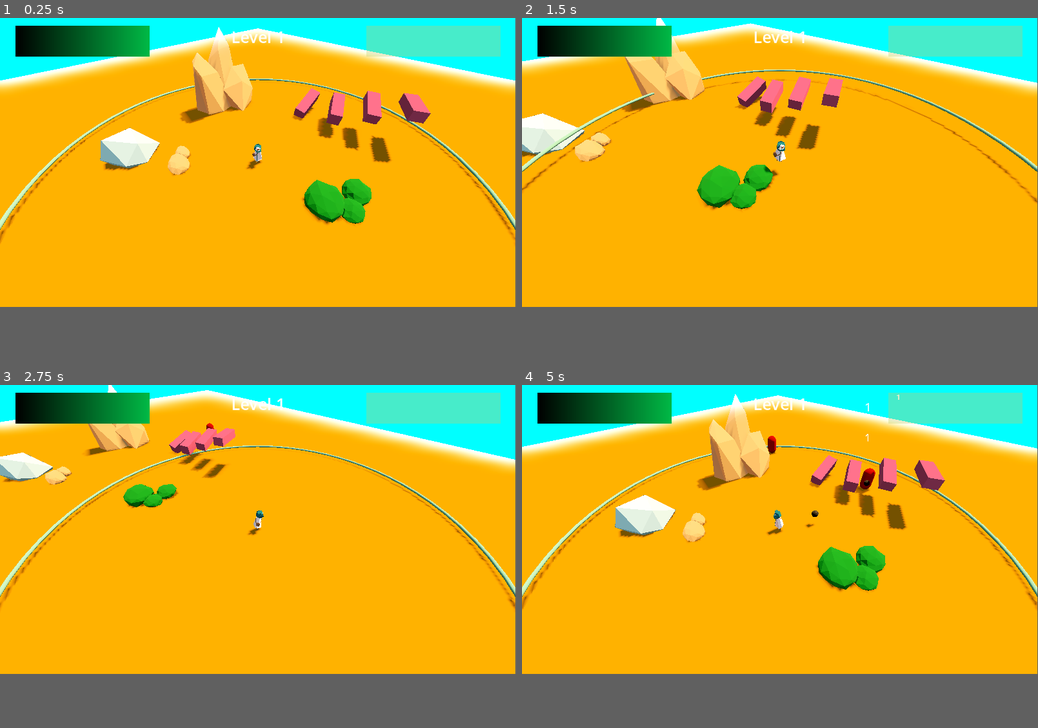
Above: before the commit, frames 1-4 (two rows, left to right).
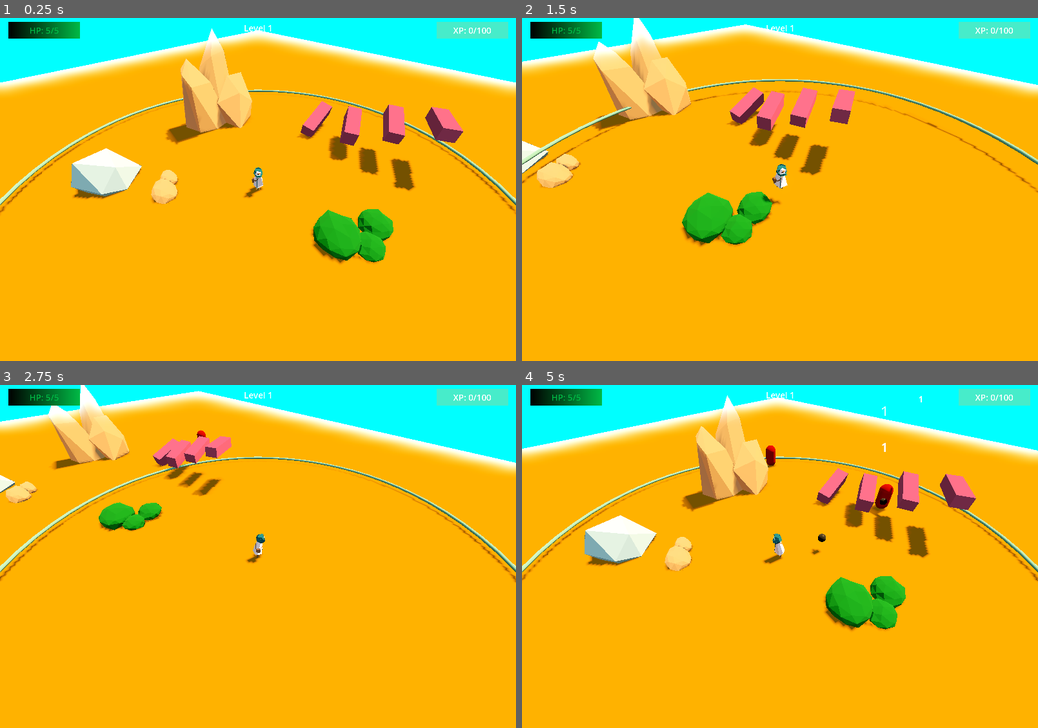
Above: after the commit, the same moments.

Repository: DeepRestGames/EcoDungeon
Game: Godot game, scene res://scenes/PrototypeScene_Weapons_01.tscn
The game is run twice, just before and just after one commit, with the same random seed, the same clock (stepped at 60 frames per second) and the same inputs. A sky picture missing from this copy of the repository is replaced by a grey-blue gradient.
Inputs (mouse positions are in pixels of both pictures, inside the frame that each line leads up to):
- Up to frame 1 (0.25 s): no input
- Up to frame 2 (1.5 s): tap Enter at 0.5 s; move the mouse to (893, 148) at 0.52 s; hold D (move_right) 0.53-1.28 s; tap Space (spacebar) at 0.6 s; move the mouse to (676, 175) at 1.27 s; hold S (move_down) from 1.28 s (still down); tap Mouse wheel up (zoom_in) at 1.35 s
- Up to frame 3 (2.75 s): move the mouse to (309, 467) at 2.02 s; release S (move_down) at 2.03 s; hold D (move_right) from 2.03 s (still down); hold Mouse wheel down (zoom_out) from 2.03 s (still down)
- Up to frame 4 (5 s): move the mouse to (754, 587) at 2.77 s; release D (move_right) at 2.78 s; release Mouse wheel down (zoom_out) at 2.78 s; hold W (move_up) 2.78-3.53 s; tap Space (spacebar) at 2.85 s; move the mouse to (934, 573) at 3.52 s; hold Mouse wheel up (zoom_in) 3.53-4.28 s; hold A (move_left) from 3.53 s (still down); move the mouse to (625, 484) at 4.27 s; tap Mouse wheel down (zoom_out) at 4.35 s
In our replay, the window is 799x449 before the commit and 800x533 after it. These sizes can differ from the game's own. Grey fills any space a smaller window leaves; there, only what the larger window draws over its background counts as a difference.

The runs differ from the first frame. In frame 1, 23% of the frame differs, in the area x 0-100%, y 0-72%; in frame 2, 19%; in frame 3, 15%; in frame 4, 23%.

Commit message:
Player experience/HP UI

Diff:
--- a/project.godot
+++ b/project.godot
@@ -14,6 +14,11 @@
 run/main_scene="res://scenes/PrototypeScene_Weapons_01.tscn"
 config/features=PackedStringArray("4.2", "Forward Plus")
 config/icon="res://icon.svg"
+
+[display]
+
+window/size/viewport_width=2160
+window/size/viewport_height=1440
 
 [filesystem]
 
--- a/scenes/PrototypeScene_Weapons_01.tscn
+++ b/scenes/PrototypeScene_Weapons_01.tscn
@@ -163,4 +163,16 @@
 [node name="XpPickup3" parent="Xps" instance=ExtResource("8_dgl7l")]
 transform = Transform3D(1, 0, 0, 0, 1, 0, 0, 0, 1, 0, 1.5966, 5.18745)
 
+[node name="XpPickup4" parent="Xps" instance=ExtResource("8_dgl7l")]
+transform = Transform3D(1, 0, 0, 0, 1, 0, 0, 0, 1, 1.56137, 1.5966, 5.18745)
+
+[node name="XpPickup5" parent="Xps" instance=ExtResource("8_dgl7l")]
+transform = Transform3D(1, 0, 0, 0, 1, 0, 0, 0, 1, 1.56137, 1.5966, 6.21651)
+
+[node name="XpPickup6" parent="Xps" instance=ExtResource("8_dgl7l")]
+transform = Transform3D(1, 0, 0, 0, 1, 0, 0, 0, 1, -1.94515, 1.5966, 6.21651)
+
+[node name="XpPickup7" parent="Xps" instance=ExtResource("8_dgl7l")]
+transform = Transform3D(1, 0, 0, 0, 1, 0, 0, 0, 1, -0.0735538, 1.5966, 6.21651)
+
 [connection signal="timeout" from="Player/EnemySpawner/EnemySpawnCooldown" to="Player/EnemySpawner" method="_on_enemy_spawn_cooldown_timeout"]
--- a/scenes/player/Player.tscn
+++ b/scenes/player/Player.tscn
@@ -364,6 +364,9 @@
 collision_layer = 2
 collision_mask = 13
 script = ExtResource("1_pk6wu")
+
+[node name="PlayerExperience" type="Node" parent="."]
+script = ExtResource("8_3yik5")
 
 [node name="BulletOrigin" type="Node3D" parent="."]
 transform = Transform3D(0.142025, 0, 0, 0, 0.142025, 0, 0, 0, 0.142025, -0.00188389, 1.02749, 0.409681)
@@ -544,11 +547,9 @@
 wait_time = 0.5
 one_shot = true
 
-[node name="PlayerExperience" type="Node" parent="."]
-script = ExtResource("8_3yik5")
-
-[node name="UI" parent="." node_paths=PackedStringArray("player") instance=ExtResource("2_tip52")]
+[node name="UI" parent="." node_paths=PackedStringArray("player", "player_xp") instance=ExtResource("2_tip52")]
 player = NodePath("..")
+player_xp = NodePath("../PlayerExperience")
 
 [connection signal="health_change" from="." to="UI" method="_on_player_health_change"]
 [connection signal="level_up" from="PlayerExperience" to="UI" method="_on_player_experience_level_up"]
--- a/scenes/player/UI.tscn
+++ b/scenes/player/UI.tscn
@@ -44,6 +44,23 @@
 texture_progress = SubResource("GradientTexture1D_ptawk")
 tint_under = Color(0.294118, 0.796078, 0.466667, 0.564706)
 
+[node name="HealthLabel" type="Label" parent="Health"]
+layout_mode = 1
+anchors_preset = 8
+anchor_left = 0.5
+anchor_top = 0.5
+anchor_right = 0.5
+anchor_bottom = 0.5
+offset_left = -20.0
+offset_top = -25.0
+offset_right = 20.0
+offset_bottom = 25.0
+grow_horizontal = 2
+grow_vertical = 2
+text = "HP: "
+horizontal_alignment = 1
+vertical_alignment = 1
+
 [node name="Experience" type="TextureProgressBar" parent="."]
 layout_mode = 1
 anchors_preset = 1
@@ -59,6 +76,23 @@
 tint_under = Color(0.772549, 0.792157, 0.419608, 0.360784)
 tint_progress = Color(0.807843, 0.745098, 0.282353, 1)
 
+[node name="XpLabel" type="Label" parent="Experience"]
+layout_mode = 1
+anchors_preset = 8
+anchor_left = 0.5
+anchor_top = 0.5
+anchor_right = 0.5
+anchor_bottom = 0.5
+offset_left = -20.0
+offset_top = -25.0
+offset_right = 20.0
+offset_bottom = 25.0
+grow_horizontal = 2
+grow_vertical = 2
+text = "XP: "
+horizontal_alignment = 1
+vertical_alignment = 1
+
 [node name="LevelLabel" type="Label" parent="."]
 layout_mode = 1
 anchors_preset = 5
--- a/scripts/Player/PlayerExperience.gd
+++ b/scripts/Player/PlayerExperience.gd
@@ -1,3 +1,4 @@
+class_name PlayerExperience
 extends Node
 
 # Note: To balance
@@ -7,14 +8,15 @@
 @onready var xp_to_level: float = 100
 
 signal xp_change(xp)
-signal level_up(level)
+signal level_up(level, overflow_xp)
 
 var current_xp: float = 0:
 	set(value):
 		current_xp = value
 		if current_xp >= xp_to_level:
-			current_xp = 0
+			var overflow = current_xp - xp_to_level
+			current_xp = overflow
 			current_level +=1
 			xp_to_level =  ( xp_to_level + base_value ) * base_multiplier
-			level_up.emit(current_level)
+			level_up.emit(current_level, overflow)
 		xp_change.emit(current_xp)
--- a/scripts/Player/UI.gd
+++ b/scripts/Player/UI.gd
@@ -1,23 +1,39 @@
 extends Control
 
 @export var player: Player
+@export var player_xp: PlayerExperience
 @onready var health = $Health
 @onready var experience = $Experience
 @onready var level_label = $LevelLabel
+@onready var health_label = $Health/HealthLabel
+@onready var xp_label = $Experience/XpLabel
 
 
 func _ready():
+	health.value = player.current_hp
 	health.max_value = player.max_hp
+	set_player_hp_label(player.current_hp, player.max_hp)
+	set_xp_label(player_xp.current_xp, player_xp.xp_to_level)
 
 
-
-func _on_player_experience_level_up(level):
+func _on_player_experience_level_up(level, xp_overflow):
 	level_label.text = "Level %s" % str(level)
+	experience.max_value = player_xp.xp_to_level
+	experience.value = xp_overflow
 
 
 func _on_player_experience_xp_change(xp):
 	experience.value = xp
+	set_xp_label(xp, player_xp.xp_to_level)
+
 
 
 func _on_player_health_change(hp):
 	health.value = hp
+	set_player_hp_label(hp, player.max_hp)
+
+func set_player_hp_label(current_value, max_value):
+	health_label.text = "HP: %s/%s" % [str(current_value), str(max_value)]
+
+func set_xp_label(current_value, max_value):
+	xp_label.text = "XP: %s/%s" % [str(current_value), str(max_value)]
